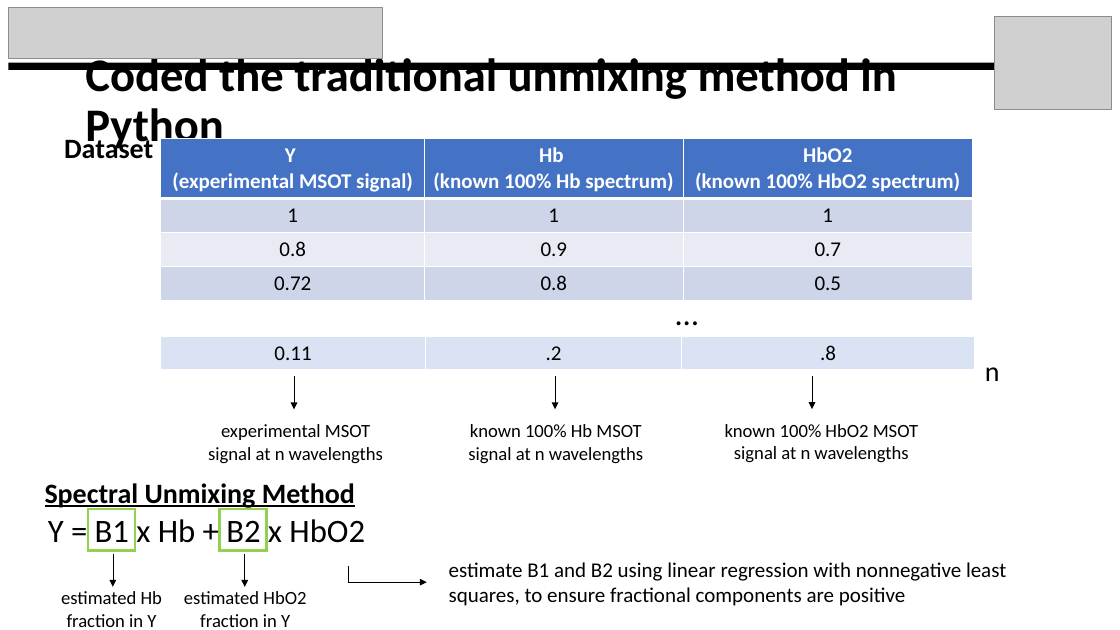
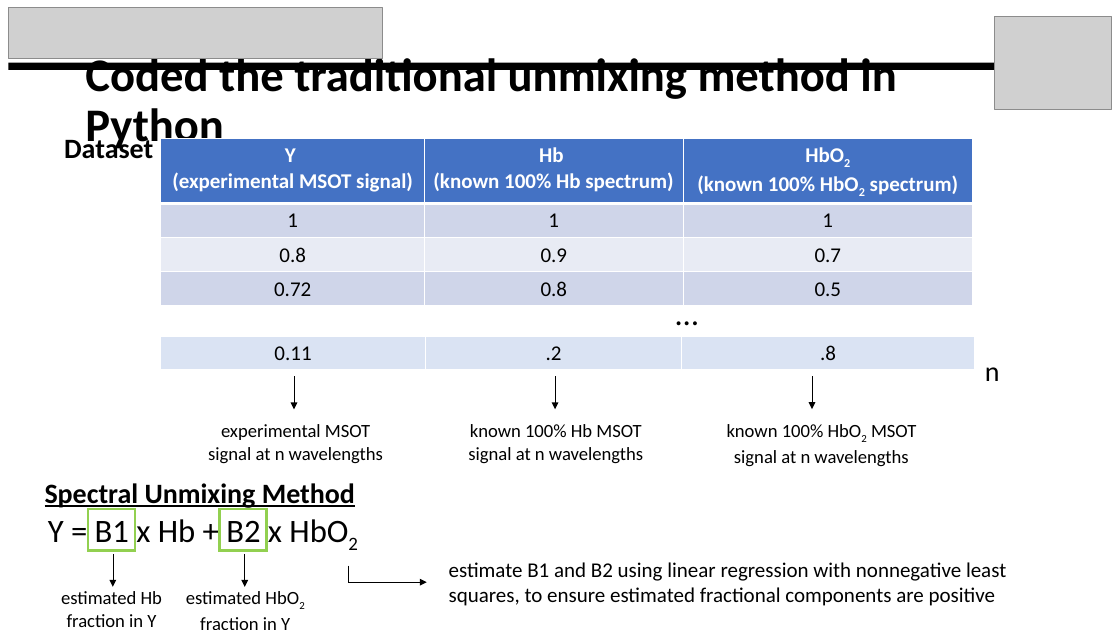
Before and after one commit to kylemjonesislanders/md-anderson, a slide deck: slide 7 of spectral-unmixing/ppt_presentations/midterm_project_report.pptx. Drawn at 1120x630 pixels with LibreOffice and Linux fonts; fonts in the diff are those of the drawing; grey boxes stand for pictures. Boxes give left, top, right and bottom in pixels: in the first picture for what was removed or moved away, otherwise in the second. Text is boxed around its words. In the diff, an @@ line names an element or a change of style, - is before the commit and + after.

```diff
--- a/spectral-unmixing/ppt_presentations/midterm_project_report.pptx
+++ b/spectral-unmixing/ppt_presentations/midterm_project_report.pptx
@@ table at box(161, 139, 974, 300) @@
@@ now subscript in "HbO2", "HbO2" @@
@@ text at box(449, 562, 1006, 606): text changed @@
-estimate B1 and B2 using linear regression with nonnegative least squares, to ensure fractional components are positive
+estimate B1 and B2 using linear regression with nonnegative least squares, to ensure estimated fractional components are positive
@@ now subscript in "HbO2" in 3 elements at box(727, 424, 916, 467), box(48, 519, 282, 551), box(186, 591, 261, 604) @@
```
Also in this commit, not shown: 8 other slides changed.
